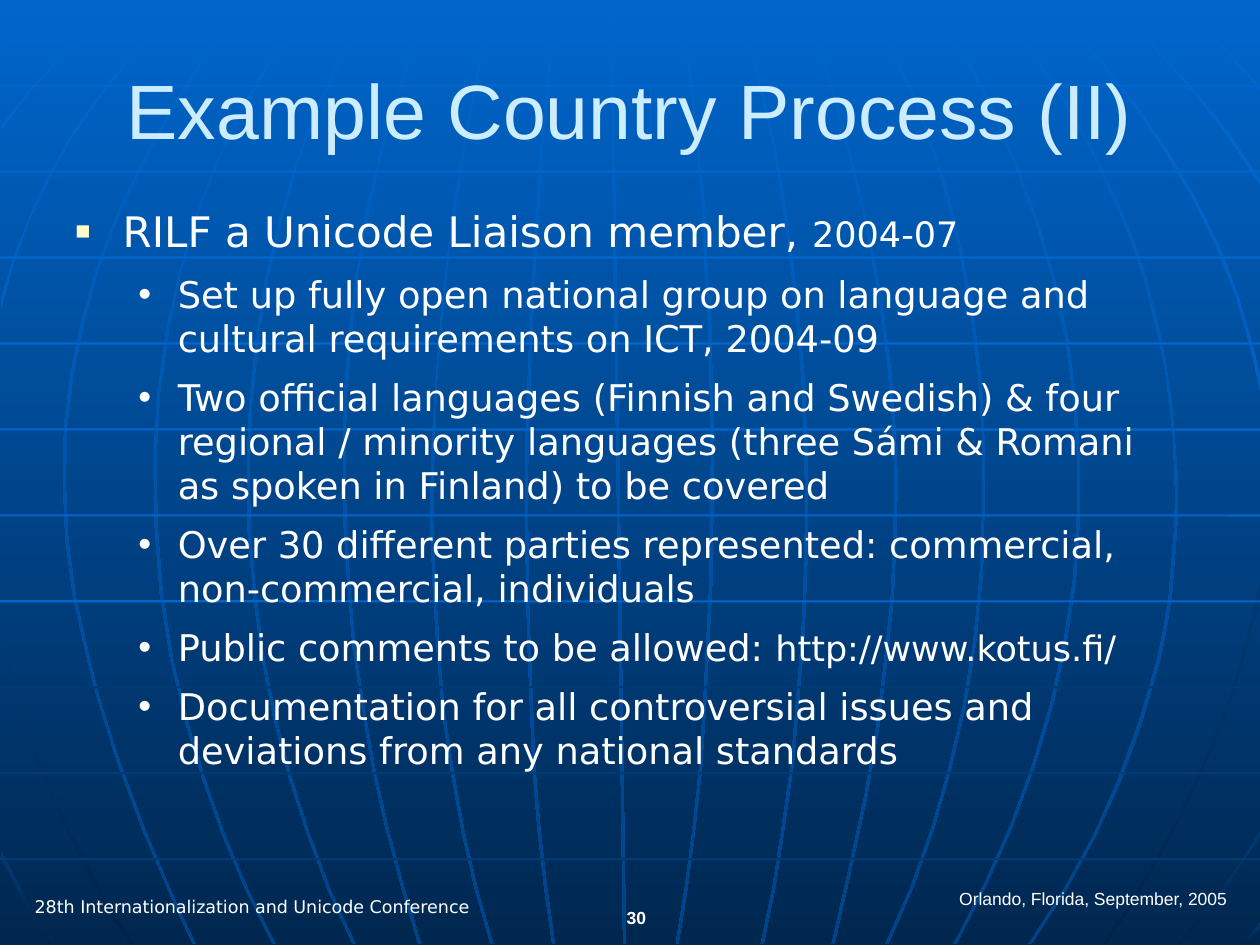
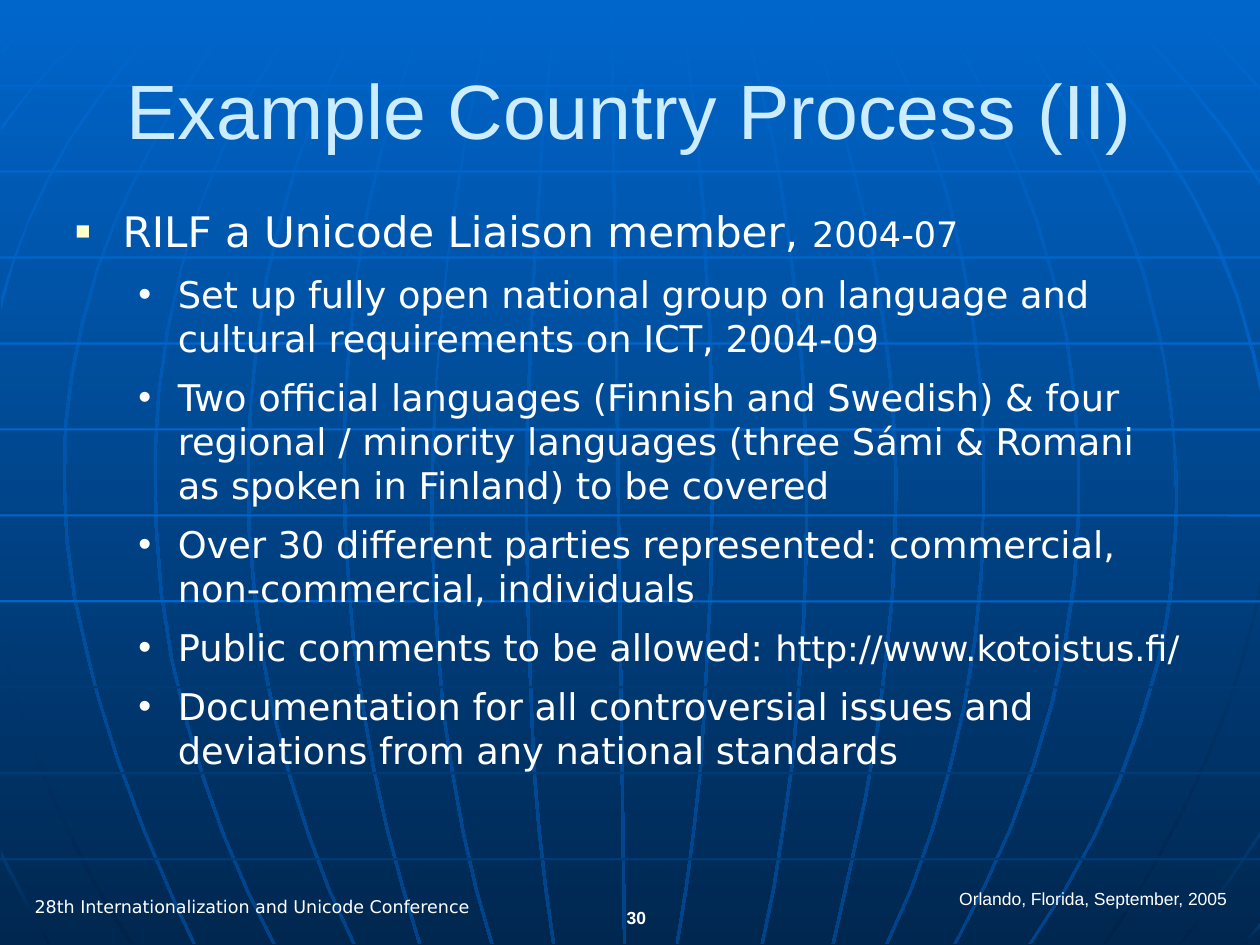
Before and after one commit to hanikesn/cldr, a slide deck: slide 30 of docs/presentations/cldr_overview.ppt. Drawn at 1260x945 pixels with LibreOffice and Linux fonts; fonts in the diff are those of the drawing. Boxes give left, top, right and bottom in pixels: in the first picture for what was removed or moved away, otherwise in the second. Text is boxed around its words. In the diff, an @@ line names an element or a change of style, - is before the commit and + after.

Commit message:
cldrbug 0: New IUC 28 presentation

```diff
--- a/docs/presentations/cldr_overview.ppt
+++ b/docs/presentations/cldr_overview.ppt
@@ text at (178, 631, 1179, 669): text changed @@
-  • Public comments to be allowed: http://www.kotus.fi/
+  • Public comments to be allowed: http://www.kotoistus.fi/
```
